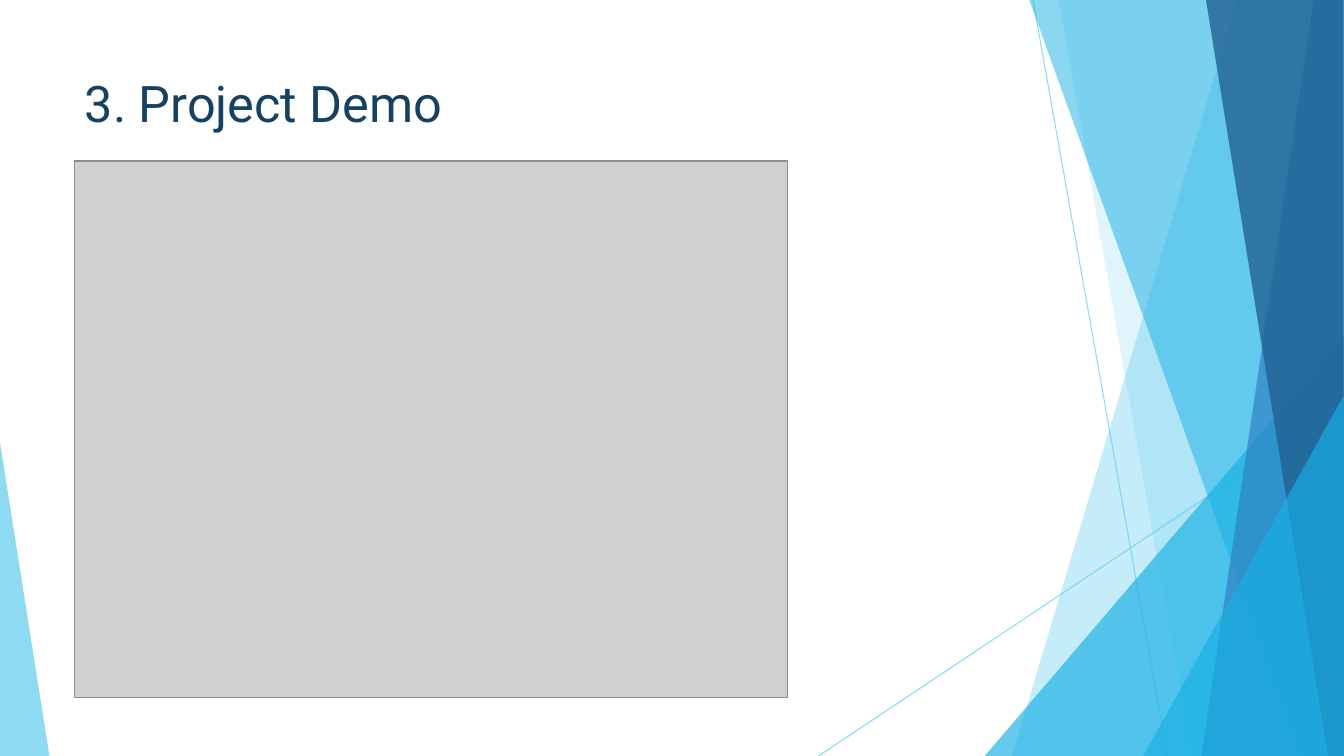
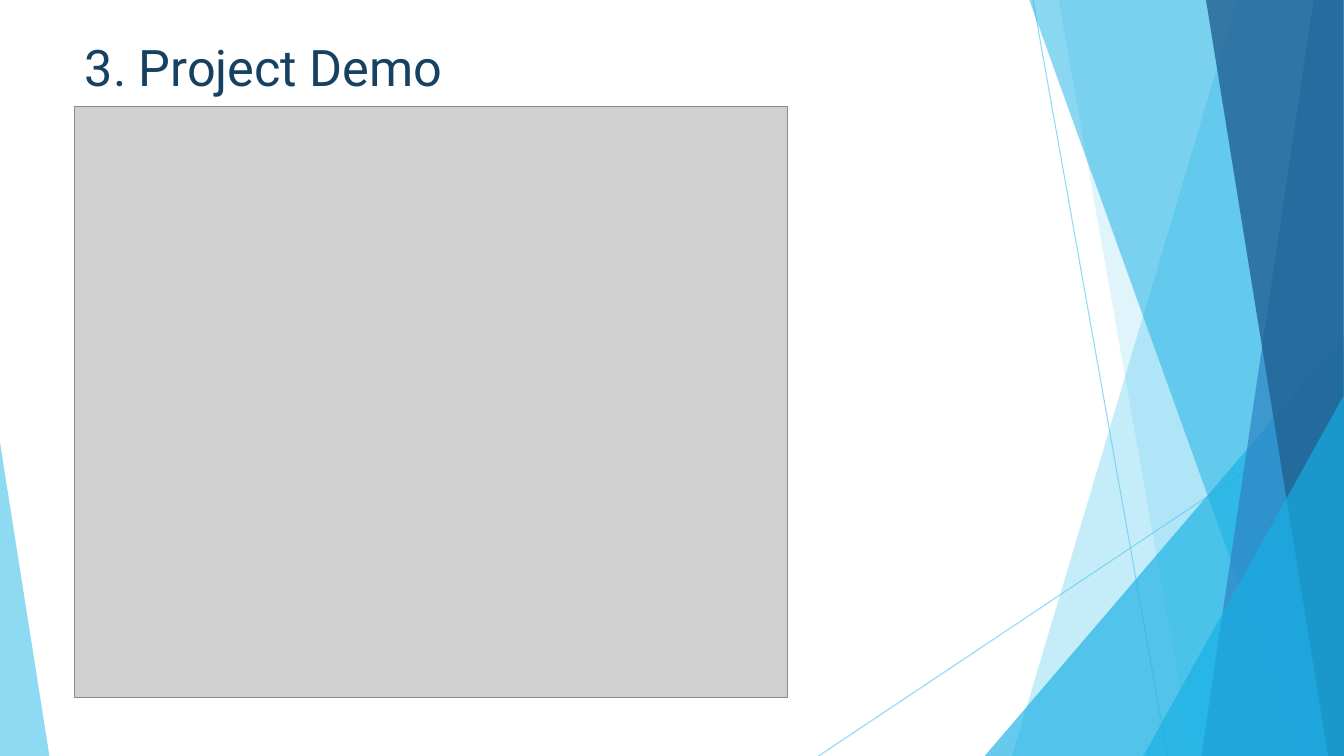
Before and after one commit to NguyenThanhCong1510331/Dagger2, a slide deck: slide 18 of Dagger2-Report.pptx. Drawn at 1344x756 pixels with LibreOffice and Linux fonts; fonts in the diff are those of the drawing; grey boxes stand for pictures. Boxes give left, top, right and bottom in pixels: in the first picture for what was removed or moved away, otherwise in the second. Text is boxed around its words. In the diff, an @@ line names an element or a change of style, - is before the commit and + after.

```diff
--- a/Dagger2-Report.pptx
+++ b/Dagger2-Report.pptx
@@ title "3. Project Demo" moved from (x1=85, y1=85, x2=443, y2=133) to (x1=85, y1=49, x2=443, y2=97) @@
@@ picture resized from (x1=75, y1=161, x2=787, y2=698) to (x1=75, y1=107, x2=787, y2=698) @@
```
Also in this commit, not shown: 1 other slide changed.
